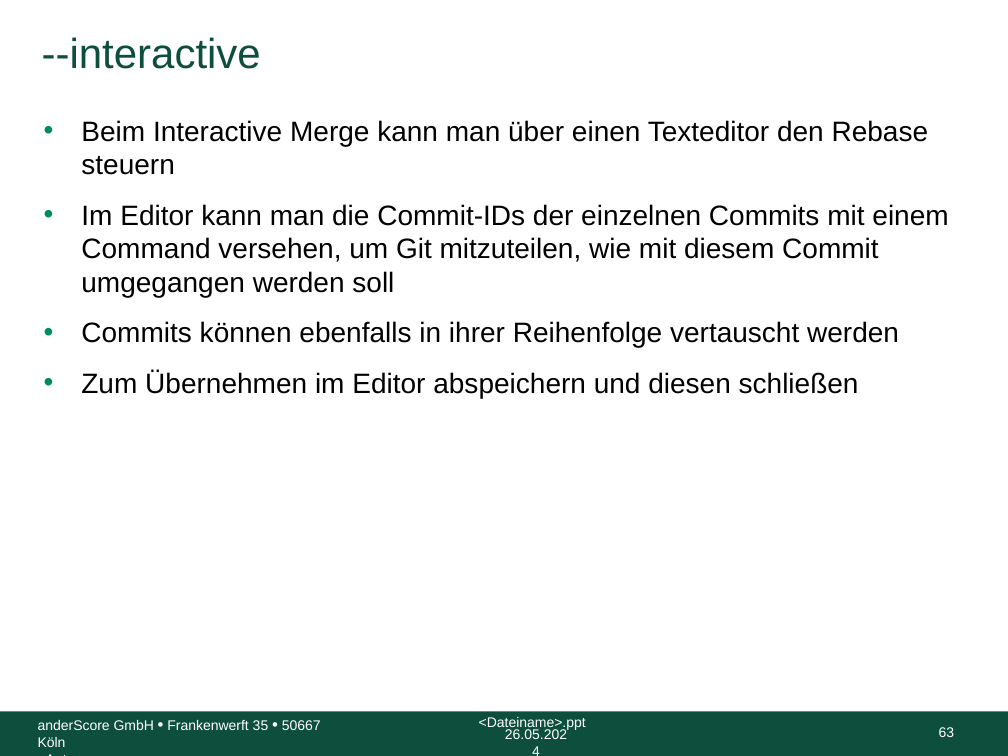
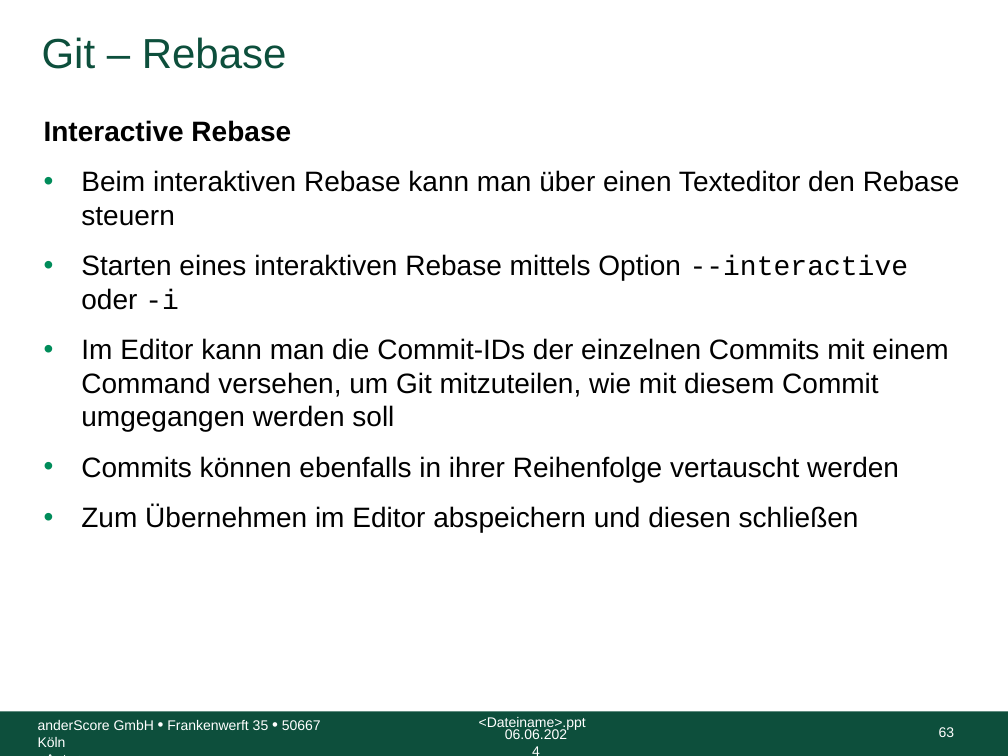
Before and after one commit to anderscore-gmbh/gitlab, a slide deck: slide 63 of slides/Tag-1_3-Merge-Rebase.pptx. Drawn at 1008x756 pixels with LibreOffice and Linux fonts; fonts in the diff are those of the drawing; background and template pictures are left out. Boxes give left, top, right and bottom in pixels: in the first picture for what was removed or moved away, otherwise in the second. Text is boxed around its words. In the diff, an @@ line names an element or a change of style, - is before the commit and + after.

```diff
--- a/slides/Tag-1_3-Merge-Rebase.pptx
+++ b/slides/Tag-1_3-Merge-Rebase.pptx
@@ title at [42, 37, 287, 69]: text changed @@
---interactive
+Git – Rebase
@@ text at [44, 120, 960, 310]: text changed @@
-• Beim Interactive Merge kann man über einen Texteditor den Rebase steuern
+Interactive Rebase
+• Beim interaktiven Rebase kann man über einen Texteditor den Rebase steuern
+• Starten eines interaktiven Rebase mittels Option --interactive oder -i
@@ text at [505, 729, 567, 739]: text changed @@
-26.05.2024
+06.06.2024
```
Also in this commit, not shown: 79 other slides changed, 11 slides added, 9 slides removed, 5 other files.
